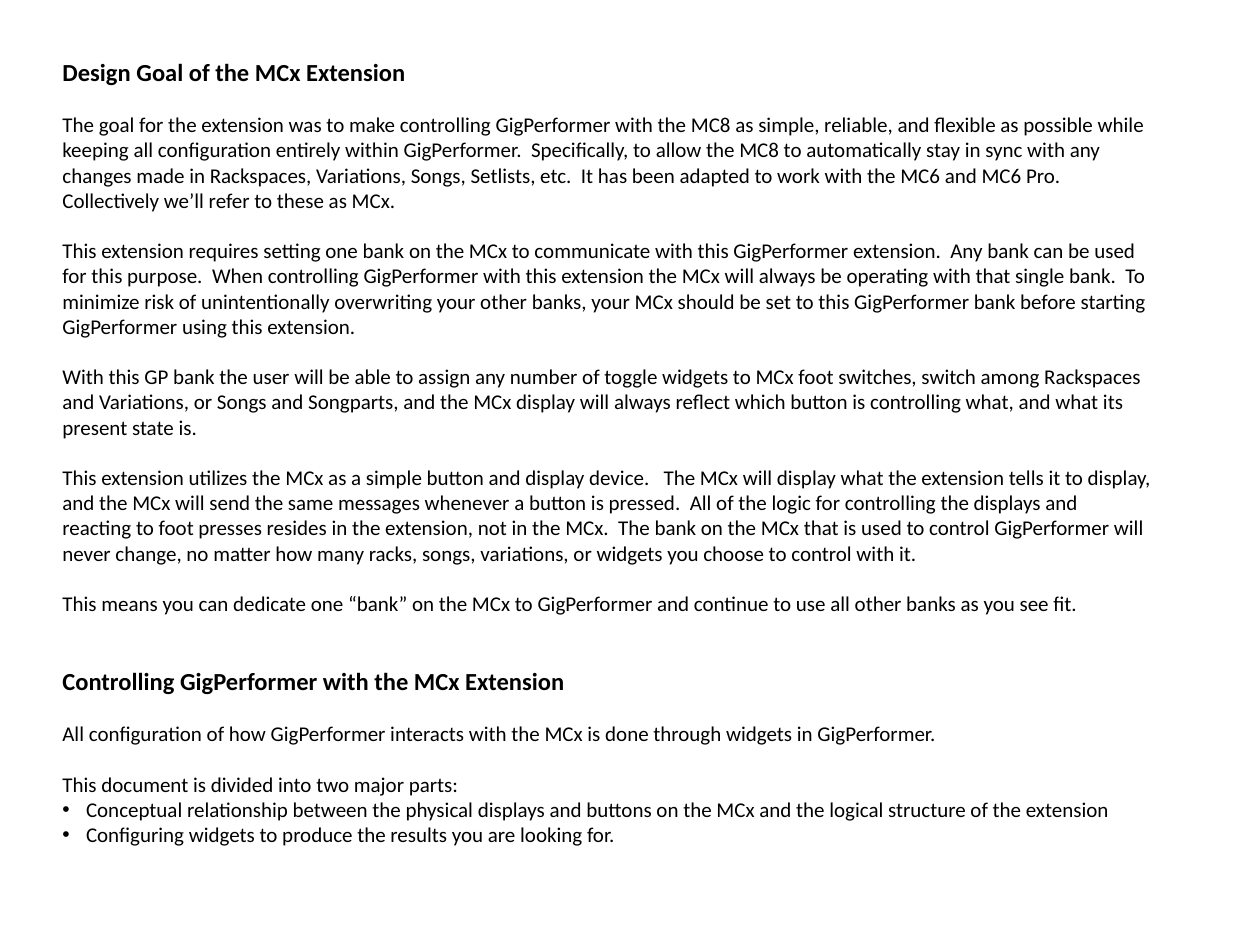
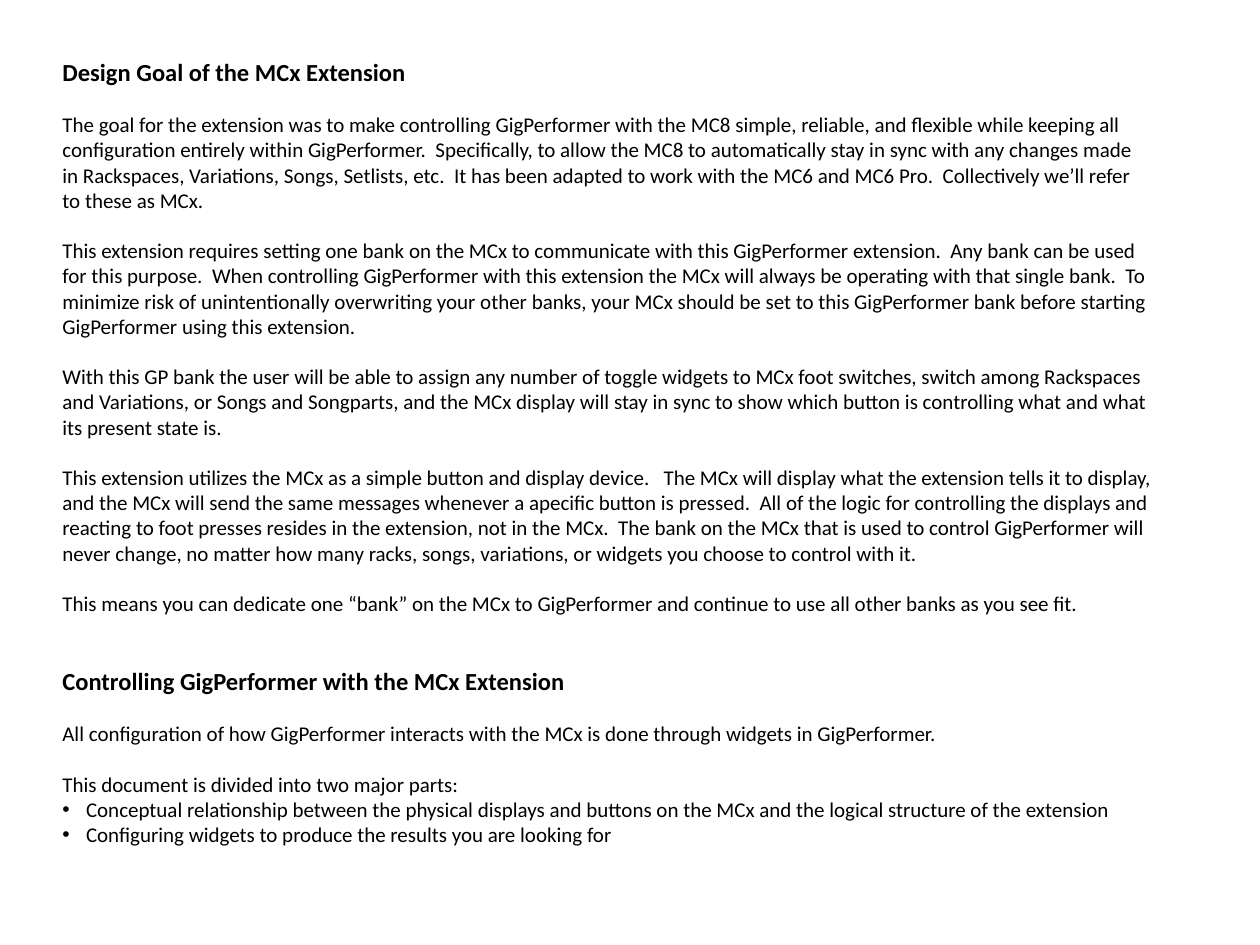
Before and after one commit to WidnerM/GP-MC8, a slide deck: slide 2 of MC8.pptx. Drawn at 1260x945 pixels with LibreOffice and Linux fonts; fonts in the diff are those of the drawing. Boxes give left, top, right and bottom in pixels: in the first picture for what was removed or moved away, otherwise in the second. Text is boxed around its words. In the diff, an @@ line names an element or a change of style, - is before the commit and + after.

```diff
--- a/MC8.pptx
+++ b/MC8.pptx
@@ text at <box>62,117,1131,208</box>: text changed @@
-The goal for the extension was to make controlling GigPerformer with the MC8 as simple, reliable, and flexible as possible while keeping all configuration entirely within GigPerformer. Specifically, to allow the MC8 to automatically stay in sync with any changes made in Rackspaces, Variations, Songs, Setlists, etc. It has been adapted to work with the MC6 and MC6 Pro. Collectively we’ll refer to these as MCx.
+The goal for the extension was to make controlling GigPerformer with the MC8 simple, reliable, and flexible while keeping all configuration entirely within GigPerformer. Specifically, to allow the MC8 to automatically stay in sync with any changes made in Rackspaces, Variations, Songs, Setlists, etc. It has been adapted to work with the MC6 and MC6 Pro. Collectively we’ll refer to these as MCx.
@@ text at <box>62,369,1151,565</box>: text changed @@
-With this GP bank the user will be able to assign any number of toggle widgets to MCx foot switches, switch among Rackspaces and Variations, or Songs and Songparts, and the MCx display will always reflect which button is controlling what, and what its present state is.
-This extension utilizes the MCx as a simple button and display device. The MCx will display what the extension tells it to display, and the MCx will send the same messages whenever a button is pressed. All of the logic for controlling the displays and reacting to foot presses resides in the extension, not in the MCx. The bank on the MCx that is used to control GigPerformer will never change, no matter how many racks, songs, variations, or widgets you choose to control with it.
+With this GP bank the user will be able to assign any number of toggle widgets to MCx foot switches, switch among Rackspaces and Variations, or Songs and Songparts, and the MCx display will stay in sync to show which button is controlling what and what its present state is.
+This extension utilizes the MCx as a simple button and display device. The MCx will display what the extension tells it to display, and the MCx will send the same messages whenever a apecific button is pressed. All of the logic for controlling the displays and reacting to foot presses resides in the extension, not in the MCx. The bank on the MCx that is used to control GigPerformer will never change, no matter how many racks, songs, variations, or widgets you choose to control with it.
@@ text at <box>86,827,611,846</box>: text changed @@
-• Configuring widgets to produce the results you are looking for.
+• Configuring widgets to produce the results you are looking for
```
Also in this commit, not shown: 5 other slides changed, 2 slides added, 2 other files.
